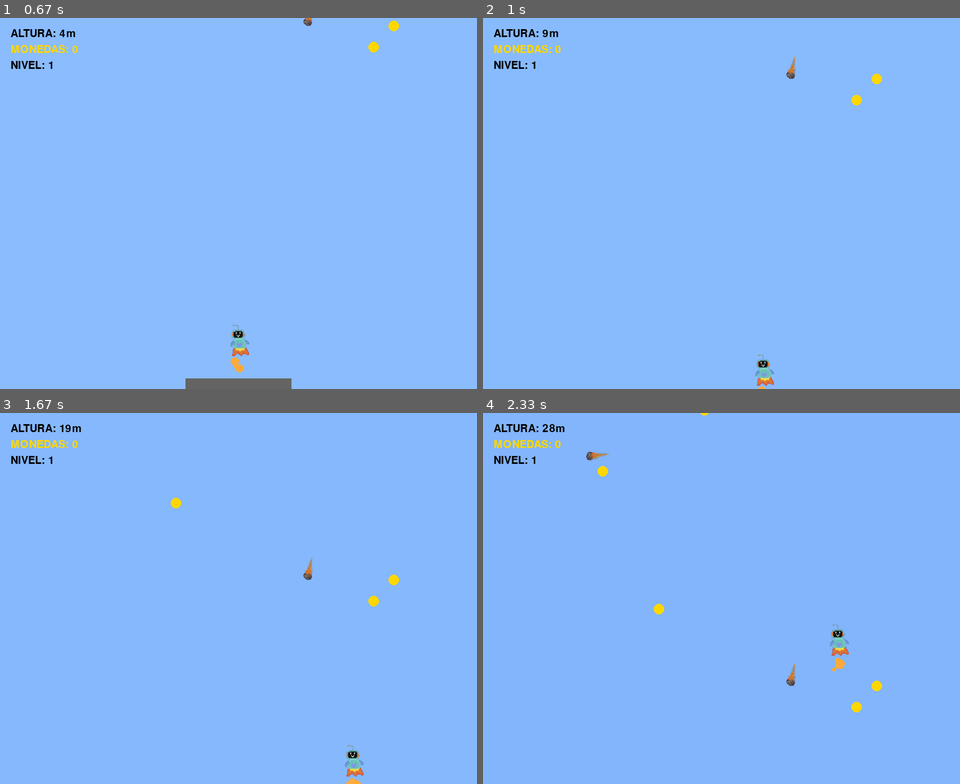
Above: before the commit, frames 1-4 (two rows, left to right).
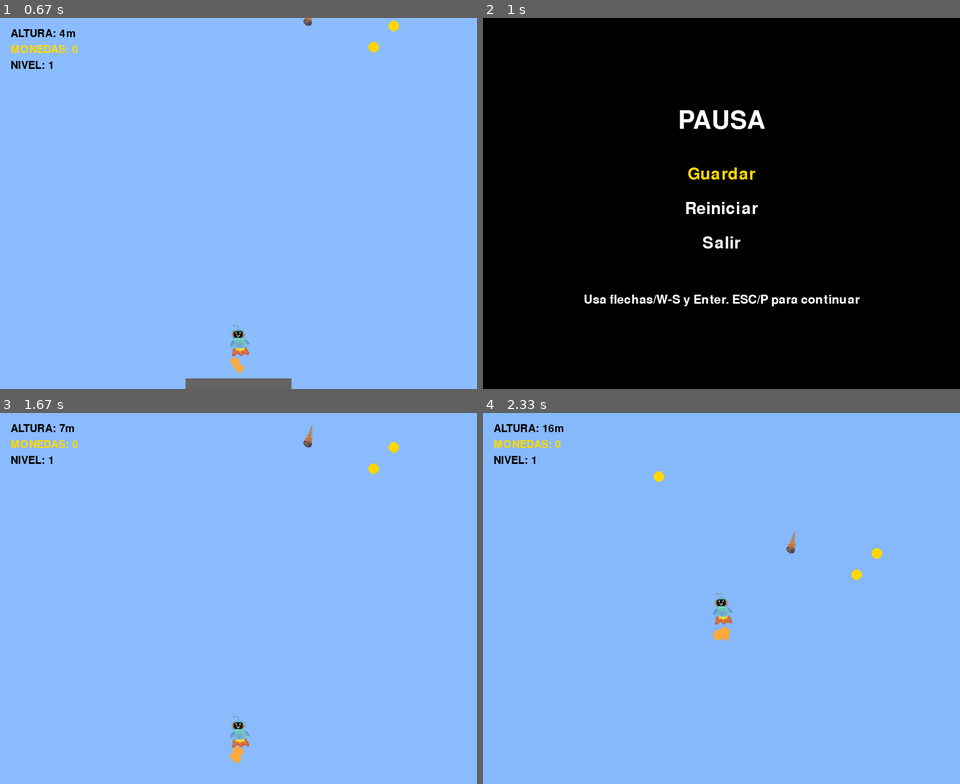
Above: after the commit, the same moments.

Repository: smr202618-tech/Videojuego-Pygame
Game: pygame game, started from main.py
The game is run twice, just before and just after one commit, with the same random seed, the same clock (stepped at 60 frames per second) and the same inputs.
Inputs:
- Up to frame 1 (0.67 s): tap Space at 0.33 s
- Up to frame 2 (1 s): hold Esc from 0.67 s (still down); hold Right from 0.67 s (still down); tap Space at 0.73 s
- Up to frame 3 (1.67 s): tap Space at 1.03, 1.57 s; release Esc at 1.13 s; release Right at 1.13 s; tap Enter at 1.17 s; hold Esc from 1.5 s (still down); hold Up from 1.5 s (still down)
- Up to frame 4 (2.33 s): tap Space at 1.87, 2.07 s; release Esc at 1.97 s; release Up at 1.97 s; hold W from 2 s (still down)

Frame 1 is identical in both runs. In frame 2, 100% of the frame differs, in the area x 0-100%, y 0-100%; in frame 3, 1.0%; in frame 4, 1.2%.

Commit message:
Agregar menú de pausa con guardar, reiniciar y salir

Diff:
--- a/main.py
+++ b/main.py
@@ -2,6 +2,7 @@
 import sys
 import random
 import subprocess
+import json
 from pathlib import Path
 
 # ======================================================
@@ -59,6 +60,7 @@
 CIELO_MEDIO = (90, 145, 235)
 CIELO_ALTO = (60, 100, 200)
 ESPACIO = (5, 5, 20)
+RUTA_GUARDADO = Path('./partida_guardada.json')
 
 
 def cargar_sprites_meteoritos():
@@ -509,6 +511,78 @@
                 pygame.quit()
                 subprocess.Popen([sys.executable, 'menu.py'])
                 return
+
+
+def guardar_partida(jugador):
+    datos = {
+        "metros": metros,
+        "monedas_totales": monedas_totales,
+        "monedas_para_minijuego": monedas_para_minijuego,
+        "nivel": nivel,
+        "velocidad_global": velocidad_global,
+        "juego_iniciado": juego_iniciado,
+        "camara_y": camara_y,
+        "jugador_x": jugador.rect.x,
+        "jugador_y": jugador.rect.y,
+        "jugador_vel_x": jugador.vel_x,
+        "jugador_vel_y": jugador.vel_y,
+    }
+
+    with RUTA_GUARDADO.open('w', encoding='utf-8') as archivo:
+        json.dump(datos, archivo, indent=2)
+
+
+def mostrar_menu_pausa(jugador):
+    opciones = ["Guardar", "Reiniciar", "Salir"]
+    indice = 0
+    fuente_titulo = pygame.font.SysFont(None, 70)
+    fuente_opcion = pygame.font.SysFont(None, 46)
+    fuente_info = pygame.font.SysFont(None, 34)
+    guardado_ok = False
+
+    while True:
+        for evento in pygame.event.get():
+            if evento.type == pygame.QUIT:
+                return "salir"
+            if evento.type == pygame.KEYDOWN:
+                if evento.key in (pygame.K_ESCAPE, pygame.K_p):
+                    return "continuar"
+                if evento.key in (pygame.K_UP, pygame.K_w):
+                    indice = (indice - 1) % len(opciones)
+                if evento.key in (pygame.K_DOWN, pygame.K_s):
+                    indice = (indice + 1) % len(opciones)
+                if evento.key == pygame.K_RETURN:
+                    seleccion = opciones[indice]
+
+                    if seleccion == "Guardar":
+                        guardar_partida(jugador)
+                        guardado_ok = True
+                    elif seleccion == "Reiniciar":
+                        return "reiniciar"
+                    elif seleccion == "Salir":
+                        return "salir"
+
+        overlay = pygame.Surface((ANCHO, ALTO), pygame.SRCALPHA)
+        overlay.fill((0, 0, 0, 190))
+        pantalla.blit(overlay, (0, 0))
+
+        titulo = fuente_titulo.render("PAUSA", True, BLANCO)
+        pantalla.blit(titulo, (ANCHO // 2 - titulo.get_width() // 2, 170))
+
+        for i, opcion in enumerate(opciones):
+            color = AMARILLO if i == indice else BLANCO
+            texto = fuente_opcion.render(opcion, True, color)
+            pantalla.blit(texto, (ANCHO // 2 - texto.get_width() // 2, 280 + i * 65))
+
+        ayuda = fuente_info.render("Usa flechas/W-S y Enter. ESC/P para continuar", True, BLANCO)
+        pantalla.blit(ayuda, (ANCHO // 2 - ayuda.get_width() // 2, 520))
+
+        if guardado_ok:
+            msg = fuente_info.render("Partida guardada en partida_guardada.json", True, VERDE)
+            pantalla.blit(msg, (ANCHO // 2 - msg.get_width() // 2, 560))
+
+        pygame.display.flip()
+        reloj.tick(FPS)
 
 
 # ======================================================
@@ -560,6 +634,14 @@
             if evento.type == pygame.KEYDOWN:
                 if evento.key == pygame.K_SPACE:
                     juego_iniciado = True
+                if evento.key in (pygame.K_ESCAPE, pygame.K_p) and juego_iniciado:
+                    decision = mostrar_menu_pausa(jugador)
+                    if decision == "reiniciar":
+                        return "reiniciar"
+                    if decision == "salir":
+                        pygame.quit()
+                        subprocess.Popen([sys.executable, 'menu.py'])
+                        return "salir"
 
         if juego_iniciado:
             camara_y -= velocidad_global
@@ -656,4 +738,7 @@
 
 
 if __name__ == "__main__":
-    main()
+    while True:
+        estado = main()
+        if estado != "reiniciar":
+            break
